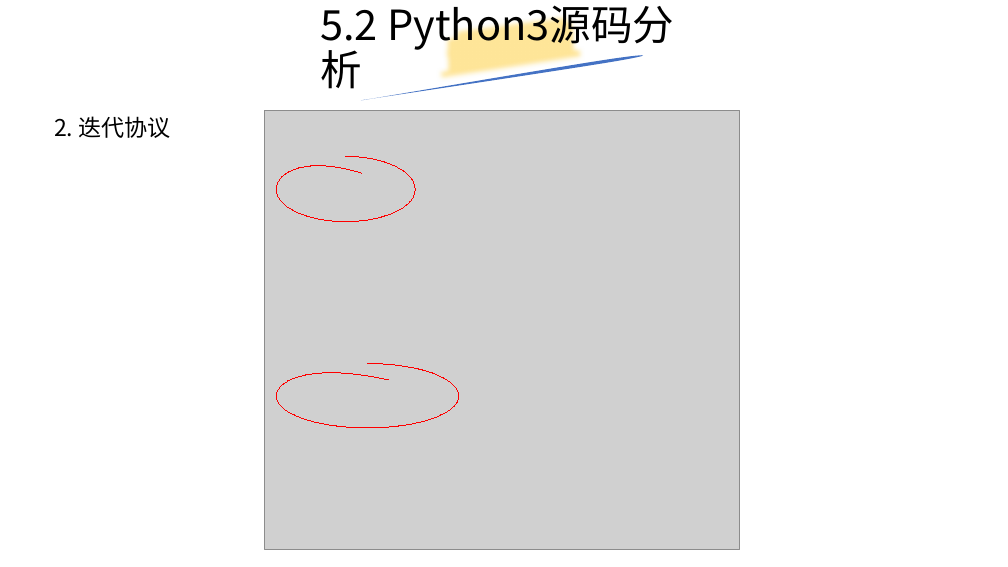
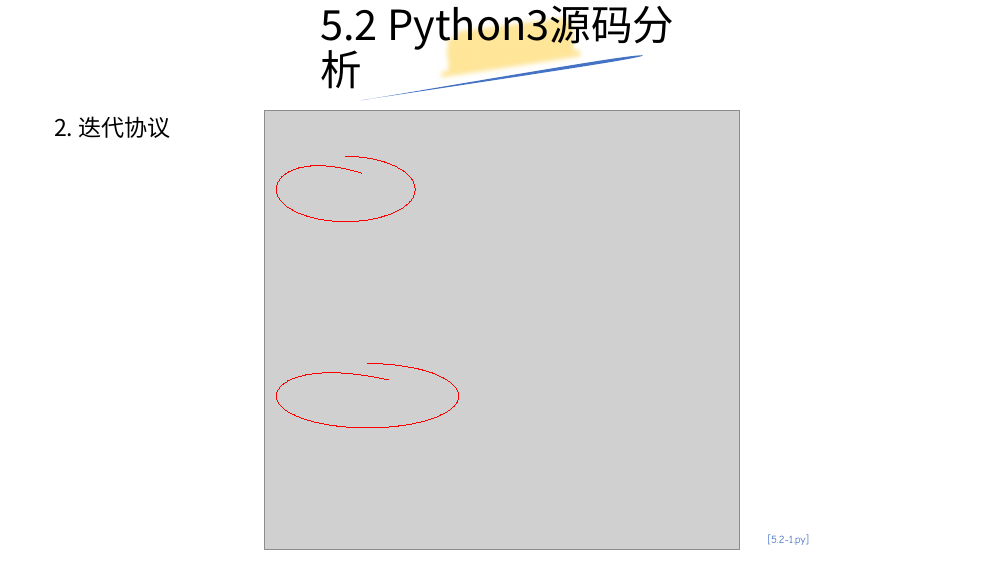
Before and after one commit to yiwenliu/CorePython, a slide deck: slide 29 of PPT/CorePython.pptx. Drawn at 1008x567 pixels with LibreOffice and Linux fonts; fonts in the diff are those of the drawing; grey boxes stand for pictures. Boxes give left, top, right and bottom in pixels: in the first picture for what was removed or moved away, otherwise in the second. Text is boxed around its words. In the diff, an @@ line names an element or a change of style, - is before the commit and + after.

```diff
--- a/PPT/CorePython.pptx
+++ b/PPT/CorePython.pptx
@@ text added at (768, 534, 809, 545), 18 pt, text #4472C4 @@
+[5.2-1.py]
```
Also in this commit, not shown: 1 other slide changed, 1 slide added, 1 other file.
